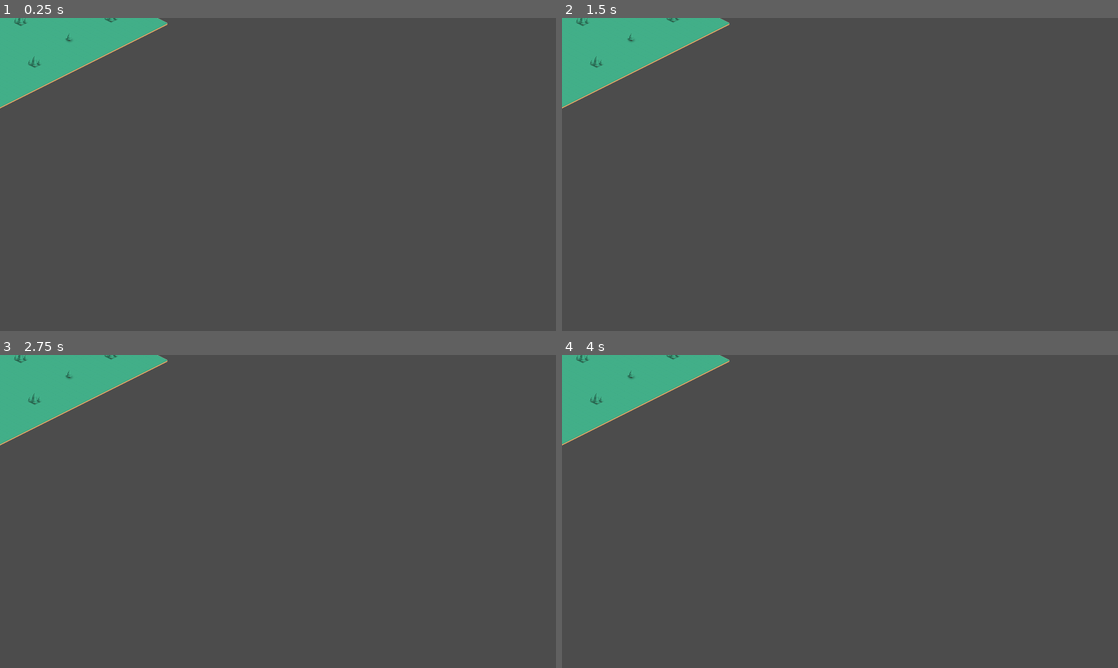
Above: before the commit, frames 1-4 (two rows, left to right).
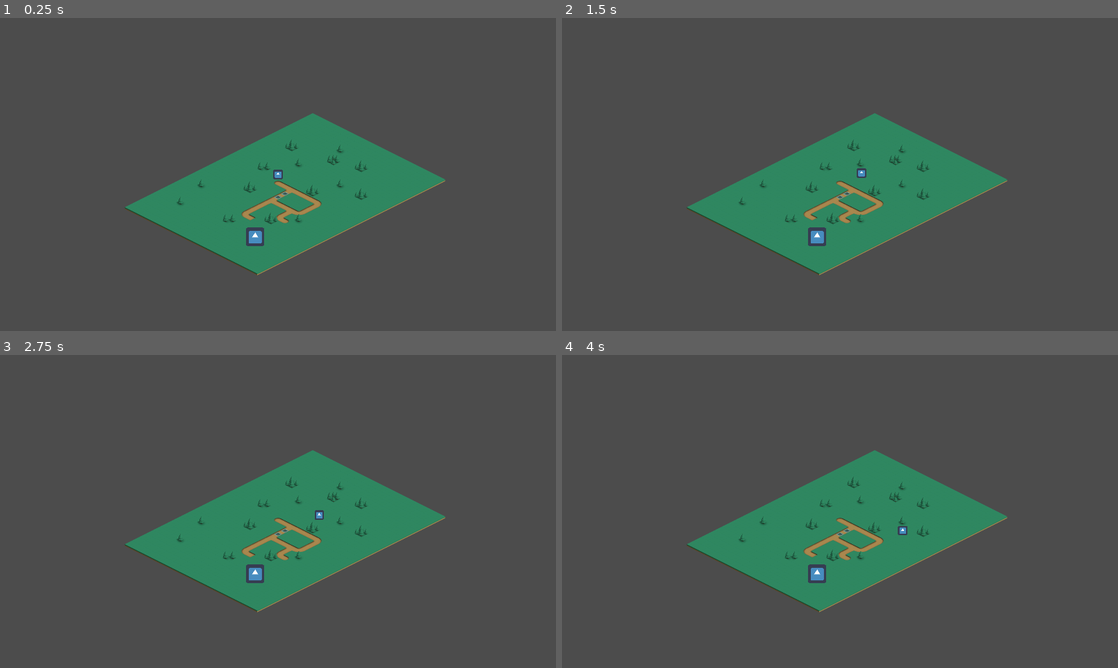
Above: after the commit, the same moments.

Repository: rayosdev/Doorigin
Game: Godot game, scene res://Main.tscn
The game is run twice, just before and just after one commit, with the same random seed, the same clock (stepped at 60 frames per second) and the same inputs. The engine's default icon, where the game draws it, is replaced by a stand-in: a white triangle on a blue panel in a dark square.
Inputs (mouse positions are in pixels of both pictures, inside the frame that each line leads up to):
- Up to frame 1 (0.25 s): no input
- Up to frame 2 (1.5 s): tap Enter at 0.5 s; move the mouse to (962, 158) at 0.52 s; hold D (move_right) 0.53-1.28 s; tap Space (place_tower) at 0.6 s; click (962, 158) at 0.67 s; move the mouse to (728, 190) at 1.27 s; hold S (move_down) from 1.28 s (still down); tap F (settle_base) at 1.35 s; click (728, 190) at 1.42 s
- Up to frame 3 (2.75 s): tap Space (place_tower) at 2, 2.1 s; move the mouse to (333, 442) at 2.02 s; release S (move_down) at 2.03 s; hold D (move_right) from 2.03 s (still down); click (333, 442) at 2.17 s
- Up to frame 4 (4 s): tap Enter at 2.75 s; move the mouse to (812, 574) at 2.77 s; release D (move_right) at 2.78 s; hold W (move_up) 2.78-3.53 s; tap F (settle_base) at 2.85 s; click (812, 574) at 2.92 s; move the mouse to (1006, 558) at 3.52 s; hold A (move_left) from 3.53 s (still down); tap Space (place_tower) at 3.6 s; click (1006, 558) at 3.67 s

The runs differ from the first frame. In frame 1, 19% of the frame differs, in the area x 0-81%, y 0-83%; in frame 2, 19%; in frame 3, 19%; in frame 4, 19%.

Commit message:
started pathfinding

Diff:
--- /dev/null
+++ b/Enemy.gd
@@ -0,0 +1,42 @@
+extends KinematicBody2D
+
+signal target_reached
+
+export(float) var MAX_SPEED = 105.0
+
+onready var navigation_agent = $NavigationAgent2D
+
+var velocity = Vector2.ZERO
+var last_move_velocity = Vector2.ZERO
+var move_direction = Vector2.ZERO
+var did_arrive = false
+var player
+
+func _ready():
+	# ensure villagers are initially set to their origin
+	set_target_location(position)
+
+func _unhandled_input(event):
+	if not event is InputEventMouseButton:
+		return
+	if event.button_index != BUTTON_LEFT or not event.pressed:
+		return
+	set_target_location(event.global_position)
+
+func set_target_location(target:Vector2) -> void:
+	did_arrive = false
+	navigation_agent.set_target_location(target)
+
+func _physics_process(_delta):
+	move_direction = position.direction_to(navigation_agent.get_next_location())
+	velocity = move_direction * MAX_SPEED
+	navigation_agent.set_velocity(velocity)
+
+	if not _arrived_at_location():
+		velocity = move_and_slide(velocity)
+	elif not did_arrive:
+		did_arrive = true
+		emit_signal("target_reached")
+
+func _arrived_at_location() -> bool:
+	return navigation_agent.is_navigation_finished()
--- a/GrassTileset.tres
+++ b/GrassTileset.tres
@@ -1,6 +1,11 @@
-[gd_resource type="TileSet" load_steps=14 format=2]
+[gd_resource type="TileSet" load_steps=15 format=2]
 
 [ext_resource path="res://assets/graphics/tiles/kenny-tile-map.png" type="Texture" id=1]
+
+[sub_resource type="NavigationPolygon" id=13]
+vertices = PoolVector2Array( 75, 118, 100, 106, 125, 118, 100, 130 )
+polygons = [ PoolIntArray( 0, 1, 2, 3 ) ]
+outlines = [ PoolVector2Array( 75, 118, 100, 106, 125, 118, 100, 130 ) ]
 
 [sub_resource type="ConvexPolygonShape2D" id=1]
 points = PoolVector2Array( 100, 105, 125, 118, 100, 130, 75, 118 )
@@ -47,6 +52,7 @@
 18/tile_mode = 0
 18/occluder_offset = Vector2( 0, 0 )
 18/navigation_offset = Vector2( 0, 0 )
+18/navigation = SubResource( 13 )
 18/shape_offset = Vector2( 0, 0 )
 18/shape_transform = Transform2D( 1, 0, 0, 1, 0, 0 )
 18/shape_one_way = false
--- a/Main.tscn
+++ b/Main.tscn
@@ -1,11 +1,21 @@
-[gd_scene load_steps=3 format=2]
+[gd_scene load_steps=7 format=2]
 
 [ext_resource path="res://SnowTileset.tres" type="TileSet" id=1]
 [ext_resource path="res://GrassTileset.tres" type="TileSet" id=2]
+[ext_resource path="res://icon.png" type="Texture" id=5]
+[ext_resource path="res://Enemy.gd" type="Script" id=6]
+
+[sub_resource type="CircleShape2D" id=1]
+
+[sub_resource type="NavigationPolygon" id=2]
+vertices = PoolVector2Array( 86, 167, 578, 17, -70, 342, 61, 179, 122, -213, 60, 155, -527, 112, 36, 167 )
+polygons = [ PoolIntArray( 0, 1, 2, 3 ), PoolIntArray( 4, 1, 0, 5 ), PoolIntArray( 2, 6, 4, 7 ), PoolIntArray( 7, 3, 2 ), PoolIntArray( 7, 4, 5 ) ]
+outlines = [ PoolVector2Array( -527, 112, 122, -213, 578, 17, -70, 342 ), PoolVector2Array( 36, 167, 60, 155, 86, 167, 61, 179 ) ]
 
 [node name="Main" type="Node2D"]
 
 [node name="Camera2D" type="Camera2D" parent="."]
+current = true
 
 [node name="GrassTileMap" type="TileMap" parent="."]
 modulate = Color( 0.705882, 0.772549, 0.705882, 1 )
@@ -18,6 +28,7 @@
 tile_data = PoolIntArray( -720903, 18, 0, -720902, 18, 0, -720901, 18, 0, -720900, 18, 0, -720899, 18, 0, -720898, 18,  …(7699 unchanged characters)…
 
 [node name="SnowTileMap" type="TileMap" parent="."]
+visible = false
 mode = 1
 tile_set = ExtResource( 1 )
 cell_size = Vector2( 48, 24 )
@@ -27,6 +38,7 @@
 tile_data = PoolIntArray( -720903, 0, 0, -720902, 0, 0, -720901, 0, 0, -720900, 0, 0, -720899, 0, 0, -720898, 0, 0, -72 …(7186 unchanged characters)…
 
 [node name="AutumnTileMap" type="TileMap" parent="."]
+visible = false
 modulate = Color( 0.760784, 0.462745, 0.368627, 1 )
 mode = 1
 tile_set = ExtResource( 1 )
@@ -37,6 +49,7 @@
 tile_data = PoolIntArray( -720903, 0, 0, -720902, 0, 0, -720901, 0, 0, -720900, 0, 0, -720899, 0, 0, -720898, 0, 0, -72 …(7186 unchanged characters)…
 
 [node name="SpringTileMap" type="TileMap" parent="."]
+visible = false
 mode = 1
 tile_set = ExtResource( 2 )
 cell_size = Vector2( 48, 24 )
@@ -44,3 +57,27 @@
 centered_textures = true
 format = 1
 tile_data = PoolIntArray( -720903, 18, 0, -720902, 18, 0, -720901, 18, 0, -720900, 18, 0, -720899, 18, 0, -720898, 18,  …(7699 unchanged characters)…
+
+[node name="Navigation2D" type="Navigation2D" parent="."]
+
+[node name="Enemy" type="KinematicBody2D" parent="."]
+script = ExtResource( 6 )
+
+[node name="CollisionShape2D" type="CollisionShape2D" parent="Enemy"]
+shape = SubResource( 1 )
+
+[node name="NavigationAgent2D" type="NavigationAgent2D" parent="Enemy"]
+
+[node name="Sprite" type="Sprite" parent="Enemy"]
+scale = Vector2( 0.5, 0.5 )
+texture = ExtResource( 5 )
+
+[node name="NavigationPolygonInstance" type="NavigationPolygonInstance" parent="."]
+position = Vector2( 11, -5 )
+navpoly = SubResource( 2 )
+
+[node name="Player" type="Node2D" parent="."]
+position = Vector2( -79, 215 )
+
+[node name="Sprite" type="Sprite" parent="Player"]
+texture = ExtResource( 5 )
--- a/assets/tile-resource/grid-based-nodes/Player.tscn
+++ b/assets/tile-resource/grid-based-nodes/Player.tscn
@@ -1,7 +1,8 @@
 [gd_scene load_steps=15 format=2]
 
-[ext_resource path="res://assets/grid-based-sprites/Player.png" type="Texture" id=1]
+[ext_resource path="res://assets/tile-resource/grid-based-sprites/Player.png" type="Texture" id=1]
 [ext_resource path="res://assets/tile-resource/grid-based-scrips/Player.gd" type="Script" id=2]
+
 
 
 [sub_resource type="RectangleShape2D" id=1]
--- a/assets/tile-resource/grid-based-nodes/Tower.tscn
+++ b/assets/tile-resource/grid-based-nodes/Tower.tscn
@@ -1,7 +1,8 @@
 [gd_scene load_steps=4 format=2]
 
-[ext_resource path="res://assets/grid-based-sprites/Tower.png" type="Texture" id=1]
+[ext_resource path="res://assets/tile-resource/grid-based-sprites/Tower.png" type="Texture" id=1]
 [ext_resource path="res://assets/tile-resource/grid-based-scrips/Tower.gd" type="Script" id=2]
+
 
 [sub_resource type="RectangleShape2D" id=1]
 
--- a/assets/tile-resource/grid-based-nodes/World.tscn
+++ b/assets/tile-resource/grid-based-nodes/World.tscn
@@ -6,7 +6,6 @@
 [ext_resource path="res://assets/tile-resource/grid-based-scrips/Summer.gd" type="Script" id=4]
 [ext_resource path="res://assets/tile-resource/grid-based-scrips/Spring.gd" type="Script" id=5]
 [ext_resource path="res://assets/tile-resource/grid-based-scrips/Winter.gd" type="Script" id=6]
-
 
 [sub_resource type="RectangleShape2D" id=1]
 
--- a/assets/tile-resource/grid-based-scrips/Player.gd
+++ b/assets/tile-resource/grid-based-scrips/Player.gd
@@ -13,7 +13,7 @@
 var animation_speed = 3
 var moving = false
 
-var tower = preload("res://GridBasedNodes/Tower.tscn")
+var tower = preload("res://assets/tile-resource/grid-based-nodes/Tower.tscn")
 var settled = false
 
 func _ready() -> void:
--- a/assets/tile-resource/grid-based-tileset/Tileset.tres
+++ b/assets/tile-resource/grid-based-tileset/Tileset.tres
@@ -1,6 +1,7 @@
 [gd_resource type="TileSet" load_steps=2 format=2]
 
-[ext_resource path="res://assets/grid-based-sprites/Seasons.png" type="Texture" id=1]
+[ext_resource path="res://assets/tile-resource/grid-based-sprites/Seasons.png" type="Texture" id=1]
+
 
 
 [resource]
Renamed: assets/grid-based-sprites/Creature.png -> assets/tile-resource/grid-based-sprites/Creature.png
Not shown, changed: assets/tile-resource/grid-based-sprites/Creature.png.import
Renamed: assets/grid-based-sprites/Player.png -> assets/tile-resource/grid-based-sprites/Player.png
Not shown, changed: assets/tile-resource/grid-based-sprites/Player.png.import
Renamed: assets/grid-based-sprites/Seasons.png -> assets/tile-resource/grid-based-sprites/Seasons.png
Not shown, changed: assets/tile-resource/grid-based-sprites/Seasons.png.import
Renamed: assets/grid-based-sprites/Tower.png -> assets/tile-resource/grid-based-sprites/Tower.png
Not shown, changed: assets/tile-resource/grid-based-sprites/Tower.png.import
